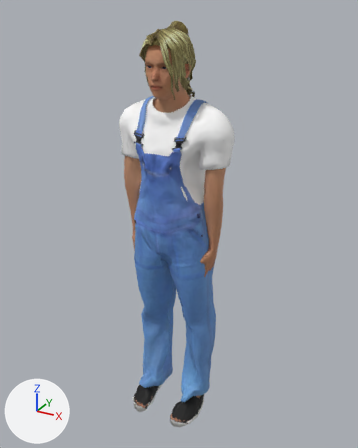
Renders of the glTF model godot/assets/models/char_hendra.glb from each side of a commit.
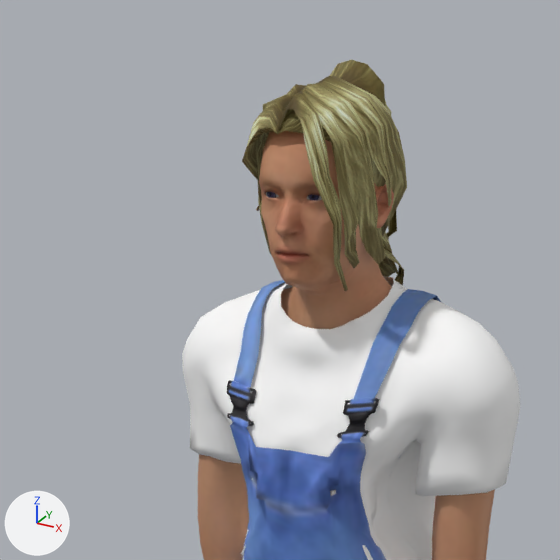
Old and new are each drawn whole from a 50 mm lens placed at (0.95, -1.7, 1.778), pointed at (0.016, -0.002, 0.93) and again close up on the part from 16% to 69% of the width and 0% to 43% of the height. Every picture has the same lights, and +X, +Y and +Z are marked at lower left. The last two pictures show the newer version. Where no turn or scale is listed for an object, it has been applied to the vertices.

In view in the first close-up: 'mh_3000_mocap'.
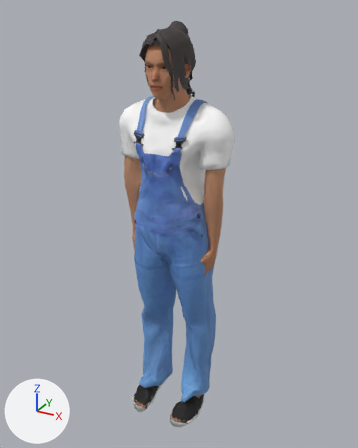
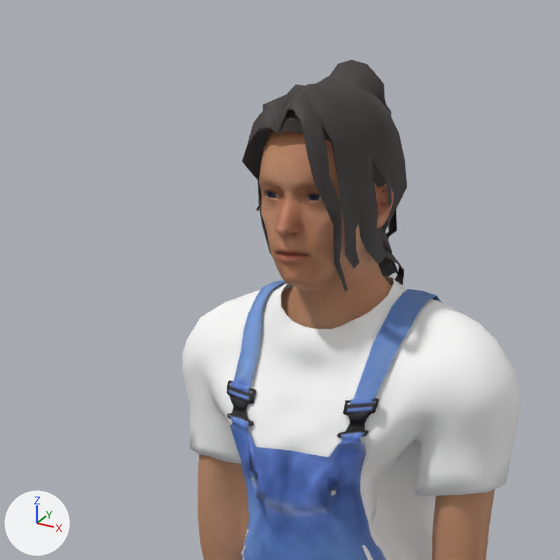
What differs and where, as boxes (x1, y1, x2, y2) in the close-ups (560 x 560 px):
```json
{"object": "mh_3000_mocap", "change": "surface changed", "before": [242, 60, 407, 292], "after": [242, 60, 407, 292], "on screen": "yellow to black"}
```

Scene script edits in JSON lines:
```json
{"op": "remove", "block": "mat_human_faydaen_hair_1", "code": "mat_human_faydaen_hair_1.texture = img_image_1"}
{"op": "add", "block": "mat_human_faydaen_hair_1", "code": "mat_human_faydaen_hair_1.base_color = (0.05, 0.04, 0.04)  # dark grey #3f3838"}
{"op": "set", "path": "mat_human_faydaen_hair_1.roughness", "old": "0.7", "new": "0.68"}
```
